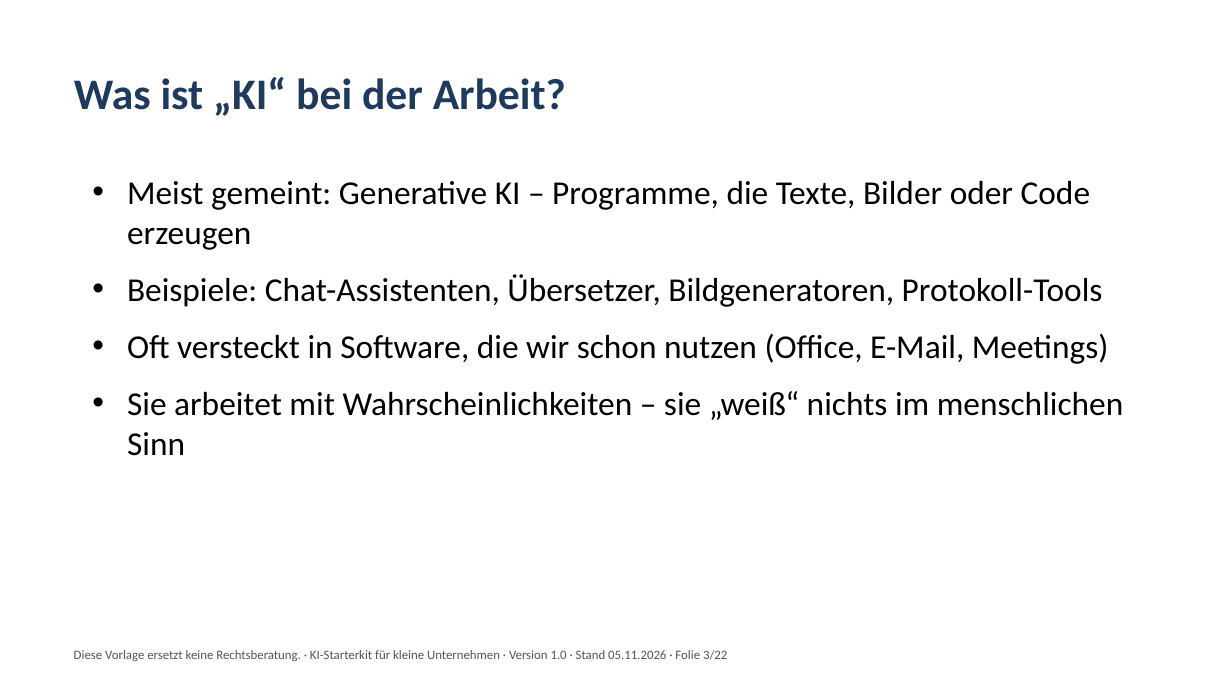
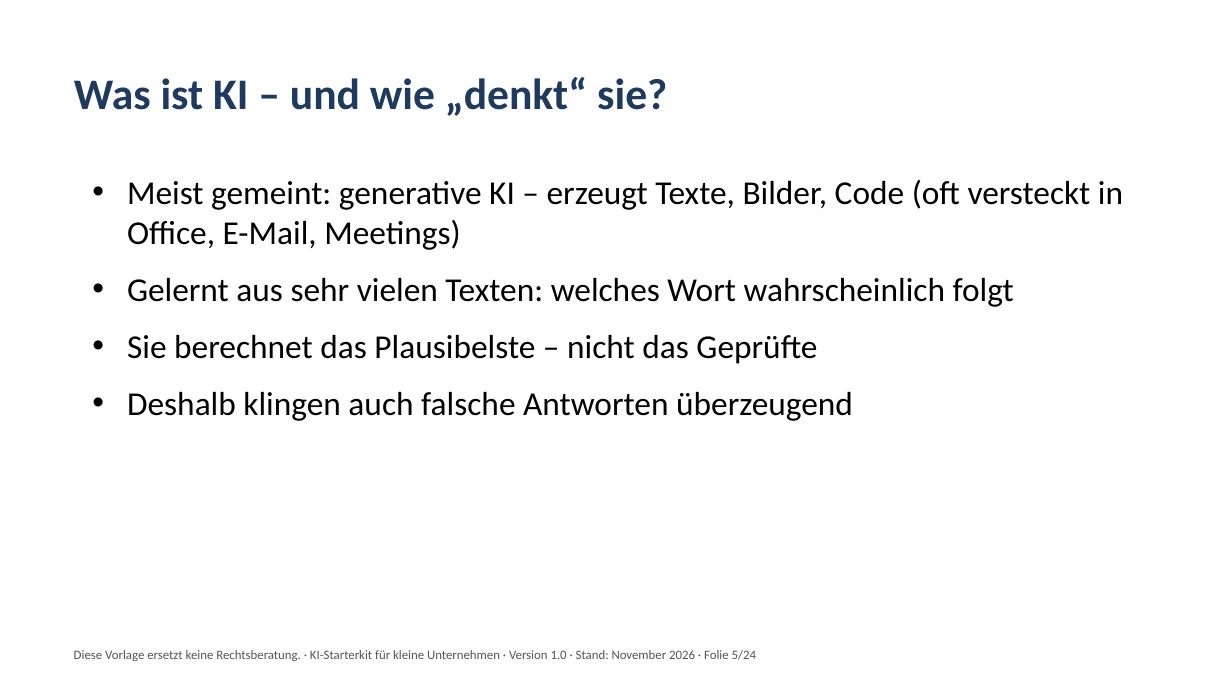
Before and after one commit to ankefischer99-eng/letter-lift-sitemap, a slide deck: slide 5 of company/deliveries/produkt-ki-starterkit-v1/KI-Schulung.pptx (slide 3 before the commit). Drawn at 1232x693 pixels with LibreOffice and Linux fonts; fonts in the diff are those of the drawing. Boxes give left, top, right and bottom in pixels: in the first picture for what was removed or moved away, otherwise in the second. Text is boxed around its words. In the diff, an @@ line names an element or a change of style, - is before the commit and + after.

```diff
--- a/company/deliveries/produkt-ki-starterkit-v1/KI-Schulung.pptx
+++ b/company/deliveries/produkt-ki-starterkit-v1/KI-Schulung.pptx
@@ title at box(74, 77, 667, 116): text changed @@
-Was ist „KI“ bei der Arbeit?
+Was ist KI – und wie „denkt“ sie?
@@ text at box(127, 179, 1123, 421): text changed @@
-• Meist gemeint: Generative KI – Programme, die Texte, Bilder oder Code erzeugen
-• Beispiele: Chat-Assistenten, Übersetzer, Bildgeneratoren, Protokoll-Tools
-• Oft versteckt in Software, die wir schon nutzen (Office, E-Mail, Meetings)
-• Sie arbeitet mit Wahrscheinlichkeiten – sie „weiß“ nichts im menschlichen Sinn
+• Meist gemeint: generative KI – erzeugt Texte, Bilder, Code (oft versteckt in Office, E-Mail, Meetings)
+• Gelernt aus sehr vielen Texten: welches Wort wahrscheinlich folgt
+• Sie berechnet das Plausibelste – nicht das Geprüfte
+• Deshalb klingen auch falsche Antworten überzeugend
@@ text at box(74, 650, 756, 661): text changed @@
-Diese Vorlage ersetzt keine Rechtsberatung. · KI-Starterkit für kleine Unternehmen · Version 1.0 · Stand 05.11.2026 · Folie 3/22
+Diese Vorlage ersetzt keine Rechtsberatung. · KI-Starterkit für kleine Unternehmen · Version 1.0 · Stand: November 2026 · Folie 5/24
```
Also in this commit, not shown: 20 other slides changed, 3 slides added, 1 slide removed, 19 other files.
